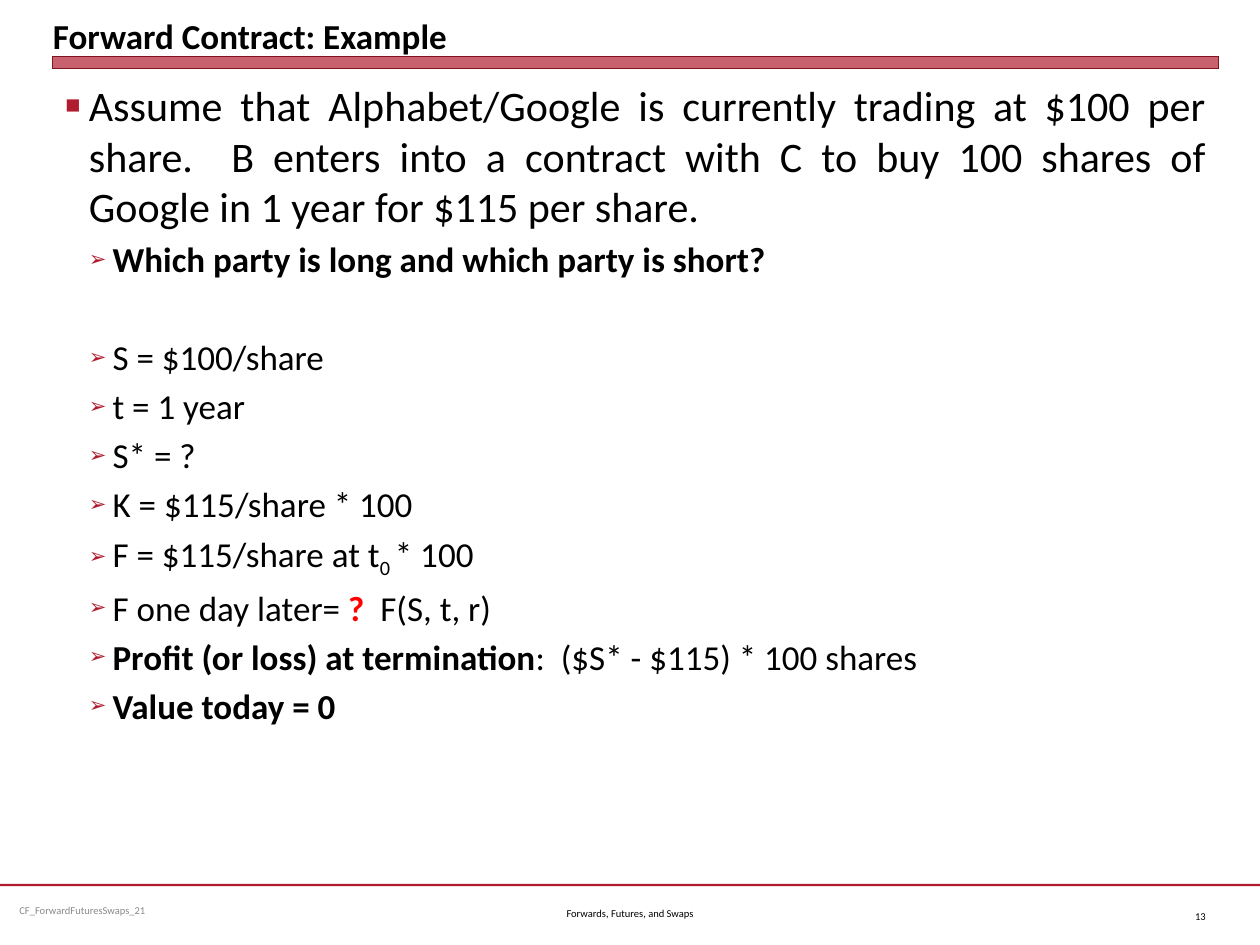
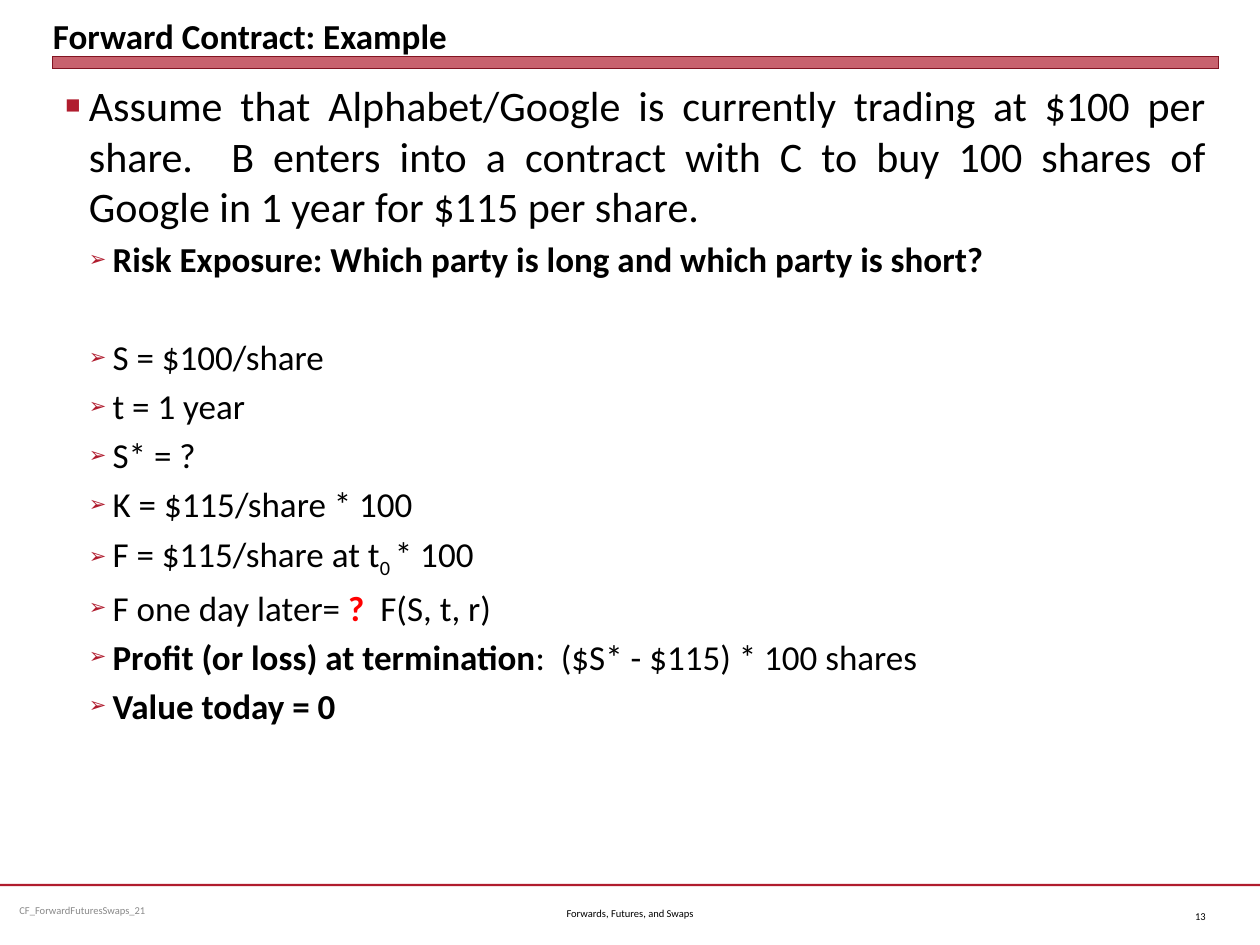
Before and after one commit to jmc877/Corporate-Finance, a slide deck: slide 13 of slides/CF_ForwardFuturesSwaps_21.pptx. Drawn at 1260x945 pixels with LibreOffice and Linux fonts; fonts in the diff are those of the drawing. Boxes give left, top, right and bottom in pixels: in the first picture for what was removed or moved away, otherwise in the second. Text is boxed around its words. In the diff, an @@ line names an element or a change of style, - is before the commit and + after.

```diff
--- a/slides/CF_ForwardFuturesSwaps_21.pptx
+++ b/slides/CF_ForwardFuturesSwaps_21.pptx
@@ text at (113,247,983,278): text changed @@
-  ➢ Which party is long and which party is short?
+  ➢ Risk Exposure: Which party is long and which party is short?
```
Also in this commit, not shown: 3 other slides changed, 2 other files.
